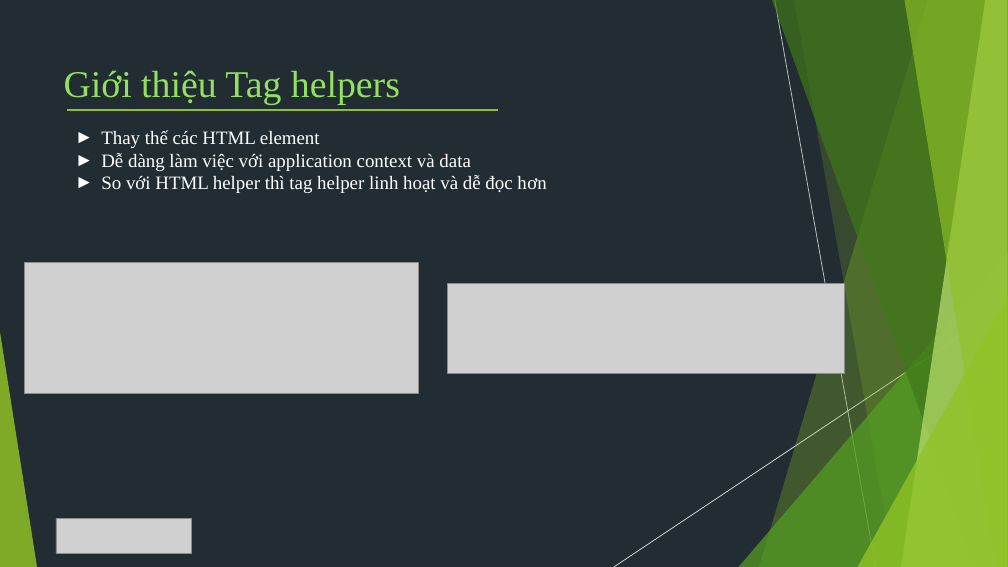
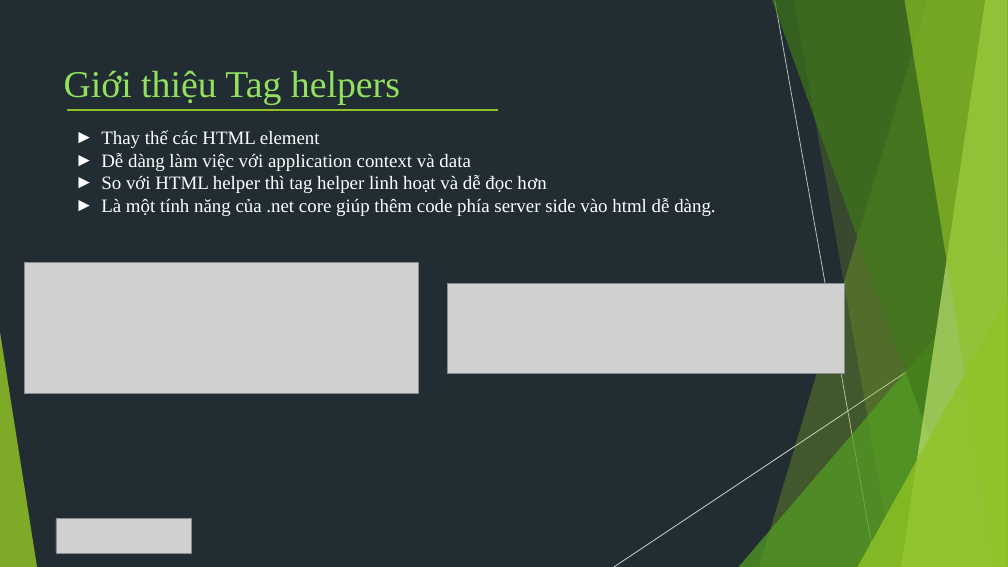
Before and after one commit to TechMarDay/RazorPage, a slide deck: slide 13 of Razor pages.pptx (slide 6 before the commit). Drawn at 1008x567 pixels with LibreOffice and Linux fonts; fonts in the diff are those of the drawing; grey boxes stand for pictures. Boxes give left, top, right and bottom in pixels: in the first picture for what was removed or moved away, otherwise in the second. Text is boxed around its words. In the diff, an @@ line names an element or a change of style, - is before the commit and + after.

```diff
--- a/Razor pages.pptx
+++ b/Razor pages.pptx
@@ text at box(101, 198, 715, 216): paragraph added @@
+► Là một tính năng của .net core giúp thêm code phía server side vào html dễ dàng.
```
Also in this commit, not shown: 5 other slides changed, 3 slides added, 2 slides removed.
